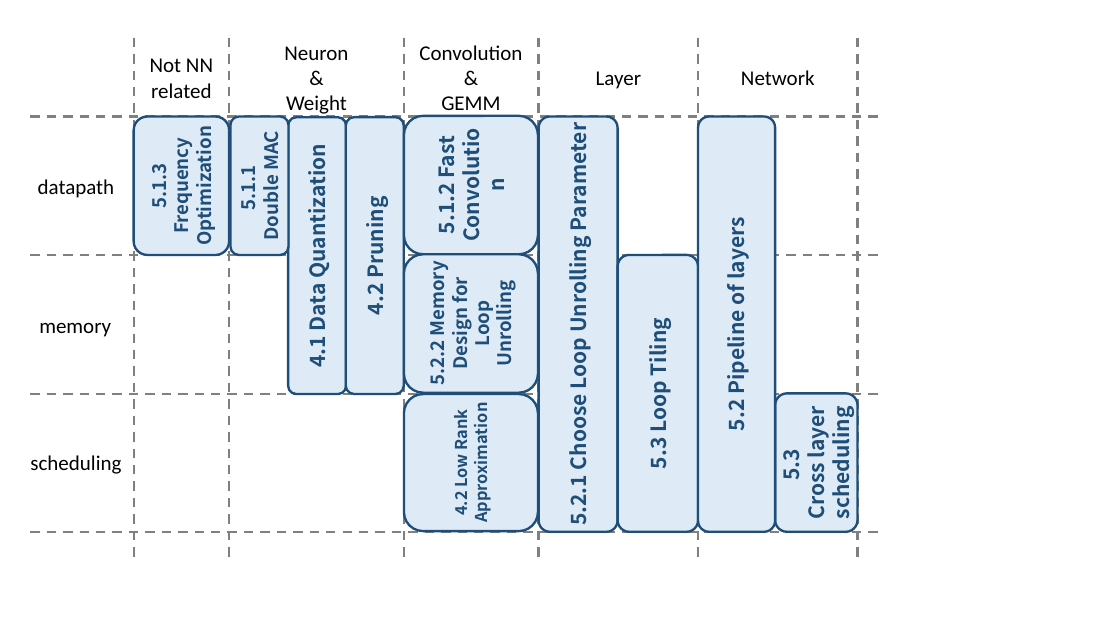
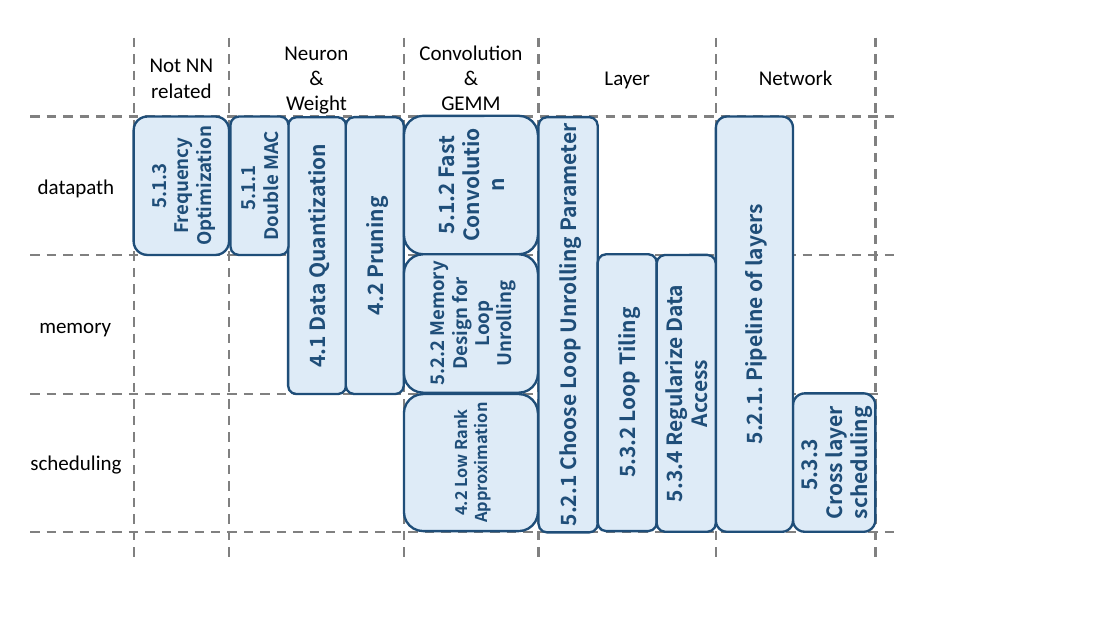
Before and after one commit to GkyHub/TRETS, a slide deck: slide 1 of fig/summary.pptx. Drawn at 1120x630 pixels with LibreOffice and Linux fonts; fonts in the diff are those of the drawing. Boxes give left, top, right and bottom in pixels: in the first picture for what was removed or moved away, otherwise in the second. Text is boxed around its words. In the diff, an @@ line names an element or a change of style, - is before the commit and + after.

```diff
--- a/fig/summary.pptx
+++ b/fig/summary.pptx
@@ text "Layer": place and size @@
-text "Layer" at [596, 71, 641, 89]
+text "Layer" at [604, 71, 649, 89]
@@ 2 rounded rectangles, 1 text, 1 line: place and size @@
-2 rounded rectangles, 1 text, 1 line at [698, 38, 857, 559]
+2 rounded rectangles, 1 text, 1 line at [716, 38, 876, 559]
@@ line moved from (858, 38) - (858, 559) to (875, 38) - (875, 559) @@
@@ line moved from (30, 117) - (879, 117) to (30, 117) - (899, 117) @@
@@ rounded rectangle "5.2.1 Choose Loop Unrolling Parameter": place and size @@
-rounded rectangle "5.2.1 Choose Loop Unrolling Parameter" at [539, 117, 618, 532]
+rounded rectangle "5.2.1 Choose Loop Unrolling Parameter" at [539, 117, 597, 532]
@@ text in rounded rectangle at [738, 210, 768, 443]: text changed @@
-5.2 Pipeline of layers
+5.2.1. Pipeline of layers
@@ line moved from (30, 255) - (879, 255) to (30, 255) - (899, 255) @@
@@ rounded rectangle "5.3.2 Loop Tiling": place and size @@
-rounded rectangle "5.3.2 Loop Tiling" at [618, 255, 698, 532]
+rounded rectangle "5.3.2 Loop Tiling" at [598, 254, 657, 531]
@@ rounded rectangle added at [657, 255, 716, 532], fill #DEEBF7, outline #1F4E79 2 pt, 18 pt, text #1F4E79, bold @@
+5.3.4 Regularize Data Access
@@ text in rounded rectangle at [611, 312, 641, 476]: text changed @@
-5.3 Loop Tiling
+5.3.2 Loop Tiling
@@ text in rounded rectangle at [793, 445, 823, 490]: text changed @@
-5.3
+5.3.3
@@ line moved from (30, 532) - (879, 532) to (30, 532) - (899, 532) @@
```
Also in this commit, not shown: 7 other files.
